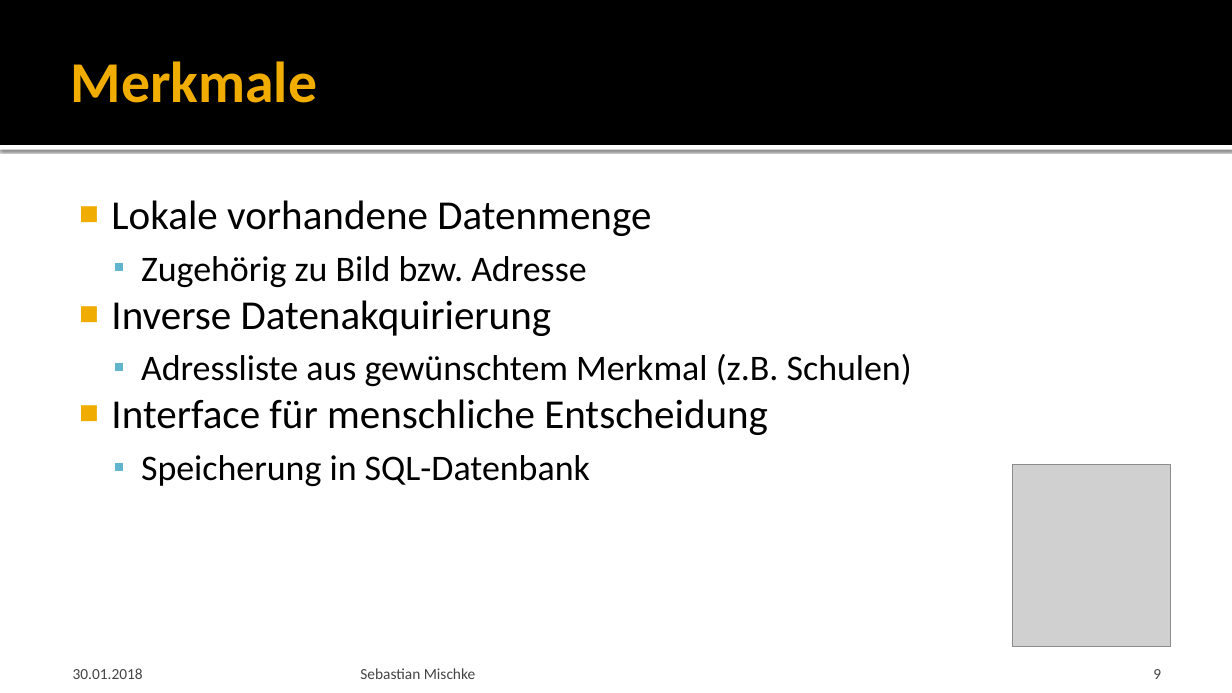
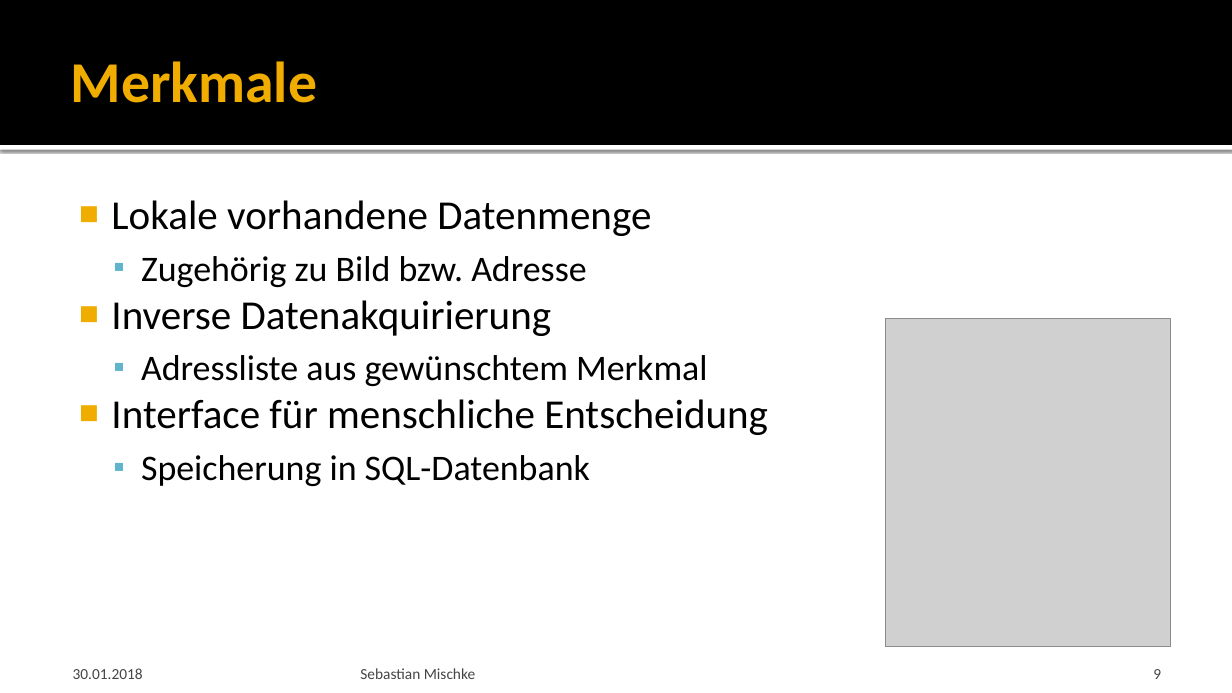
Before and after one commit to Saritus/bachelor-thesis, a slide deck: slide 9 of docs/verteidigung/Verteidigung.pptx. Drawn at 1232x693 pixels with LibreOffice and Linux fonts; fonts in the diff are those of the drawing; grey boxes stand for pictures; background and template pictures are left out. Boxes give left, top, right and bottom in pixels: in the first picture for what was removed or moved away, otherwise in the second. Text is boxed around its words. In the diff, an @@ line names an element or a change of style, - is before the commit and + after.

```diff
--- a/docs/verteidigung/Verteidigung.pptx
+++ b/docs/verteidigung/Verteidigung.pptx
@@ picture: place and size @@
-picture at bbox=[1013, 465, 1171, 647]
+picture at bbox=[885, 318, 1170, 647]
@@ text at bbox=[141, 355, 707, 386]: text changed @@
-  ▪ Adressliste aus gewünschtem Merkmal (z.B. Schulen)
+  ▪ Adressliste aus gewünschtem Merkmal
```
Also in this commit, not shown: 5 other slides changed, 1 other file.
